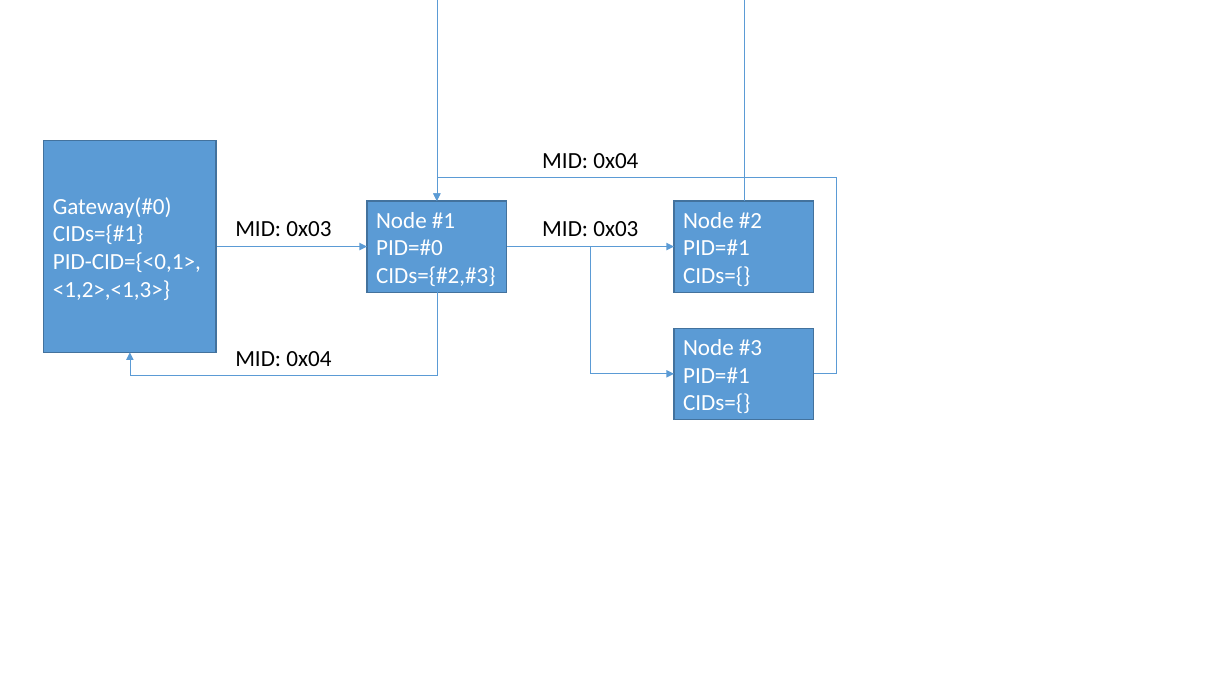
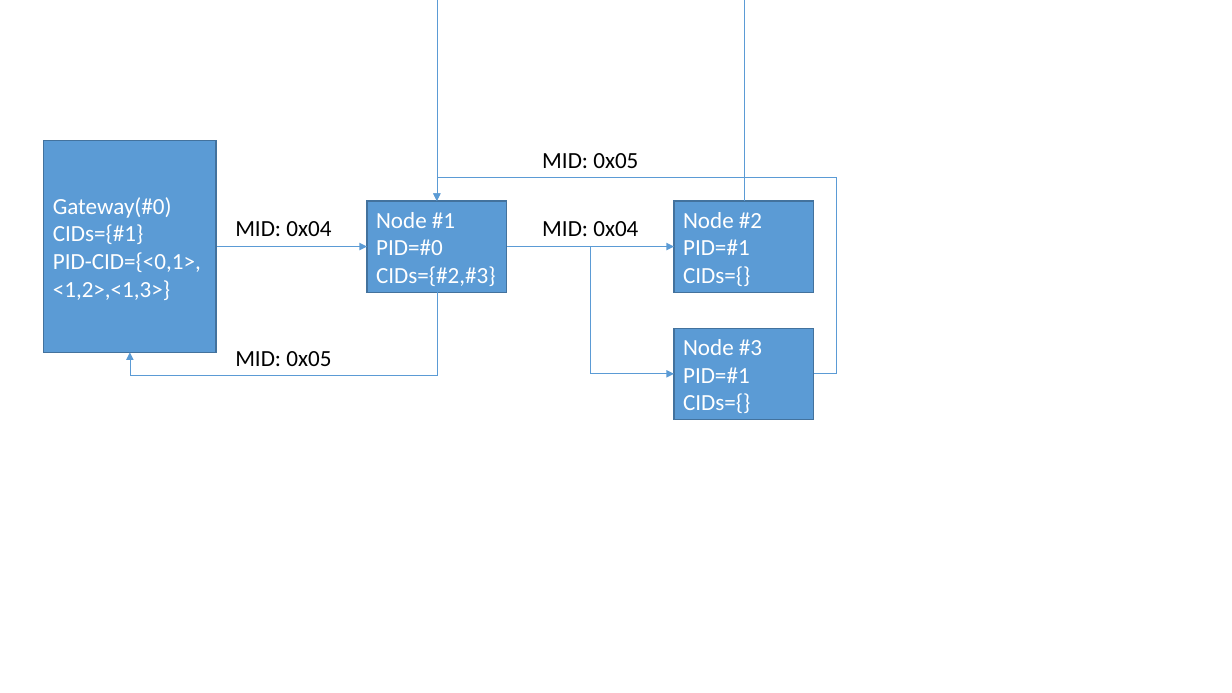
Before and after one commit to MengwenHe-CMU/17S_18748_WirelessSensorNetwork, a slide deck: slide 3 of Labs/Lab3/Presentation1.pptx. Drawn at 1232x693 pixels with LibreOffice and Linux fonts; fonts in the diff are those of the drawing. Boxes give left, top, right and bottom in pixels: in the first picture for what was removed or moved away, otherwise in the second. Text is boxed around its words. In the diff, an @@ line names an element or a change of style, - is before the commit and + after.

```diff
--- a/Labs/Lab3/Presentation1.pptx
+++ b/Labs/Lab3/Presentation1.pptx
@@ text at (542, 153, 638, 168): text changed @@
-MID: 0x04
+MID: 0x05
@@ text at (235, 221, 331, 236): text changed @@
-MID: 0x03
+MID: 0x04
@@ text at (542, 221, 638, 236): text changed @@
-MID: 0x03
+MID: 0x04
@@ text at (235, 351, 331, 366): text changed @@
-MID: 0x04
+MID: 0x05
```
Also in this commit, not shown: 2 other slides changed, 5 other files.
